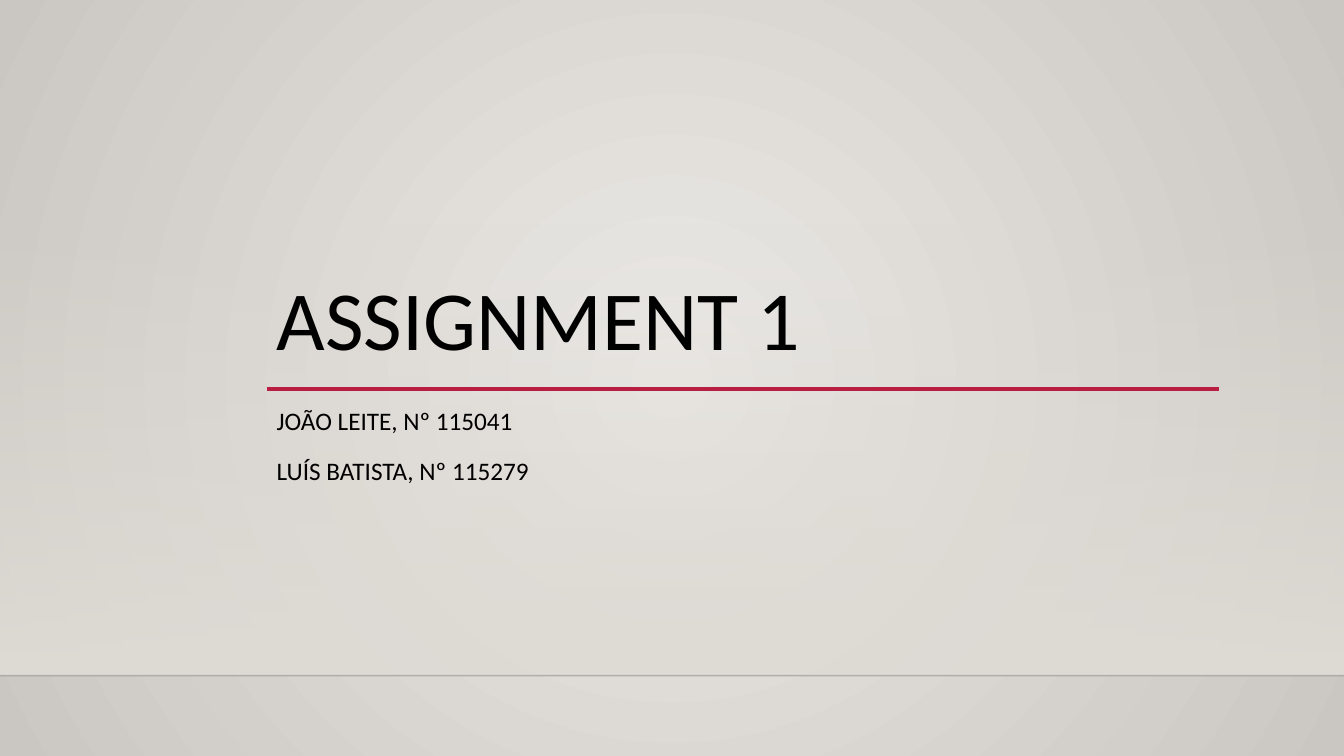
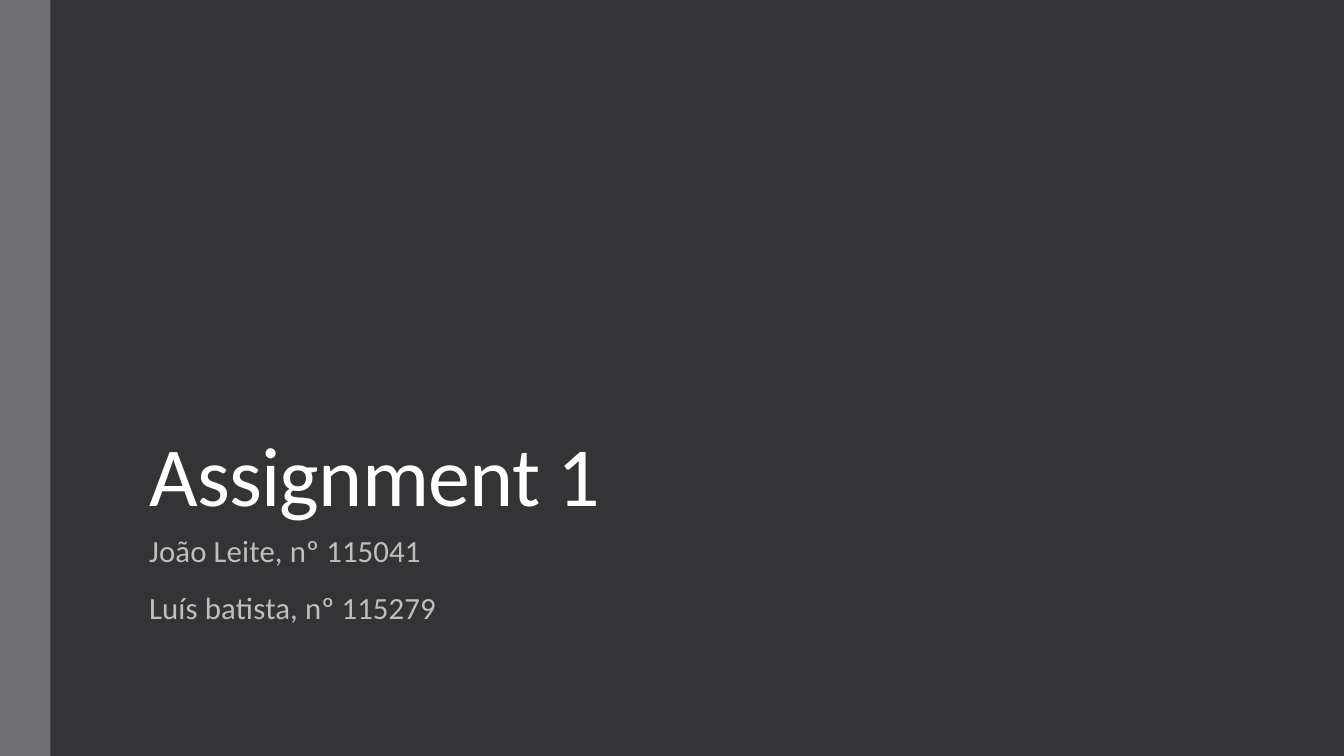
Before and after one commit to xL1fer/CLE_2022_2023, a slide deck: slide 1 of CLE1_T3G5/present.pptx. Drawn at 1344x756 pixels with LibreOffice and Linux fonts; fonts in the diff are those of the drawing; background and template pictures are left out. Boxes give left, top, right and bottom in pixels: in the first picture for what was removed or moved away, otherwise in the second. Text is boxed around its words. In the diff, an @@ line names an element or a change of style, - is before the commit and + after.

```diff
--- a/CLE1_T3G5/present.pptx
+++ b/CLE1_T3G5/present.pptx
@@ background gradient #ECEAE7 to #CAC7C1 to #353537 @@
@@ rectangle added at box(0, 0, 50, 756), fill #6F6F74 @@
@@ rectangle removed at box(0, 223, 1344, 676) @@
@@ line removed from (266, 389) to (1219, 389) @@
@@ title at box(149, 448, 601, 521): text changed; text colour #000000 to #FFFFFF @@
-ASSIGNMENT 1
+Assignment 1
@@ subtitle at box(149, 541, 436, 623): text changed; size 18 to 22 pt; text colour #000000 to #BFBFBF @@
-JOÃO LEITE, Nº 115041
-LUÍS BATISTA, Nº 115279
+João Leite, nº 115041
+Luís batista, nº 115279
@@ line removed from (0, 676) to (1344, 676) @@
```
Also in this commit, not shown: 6 other slides changed.
